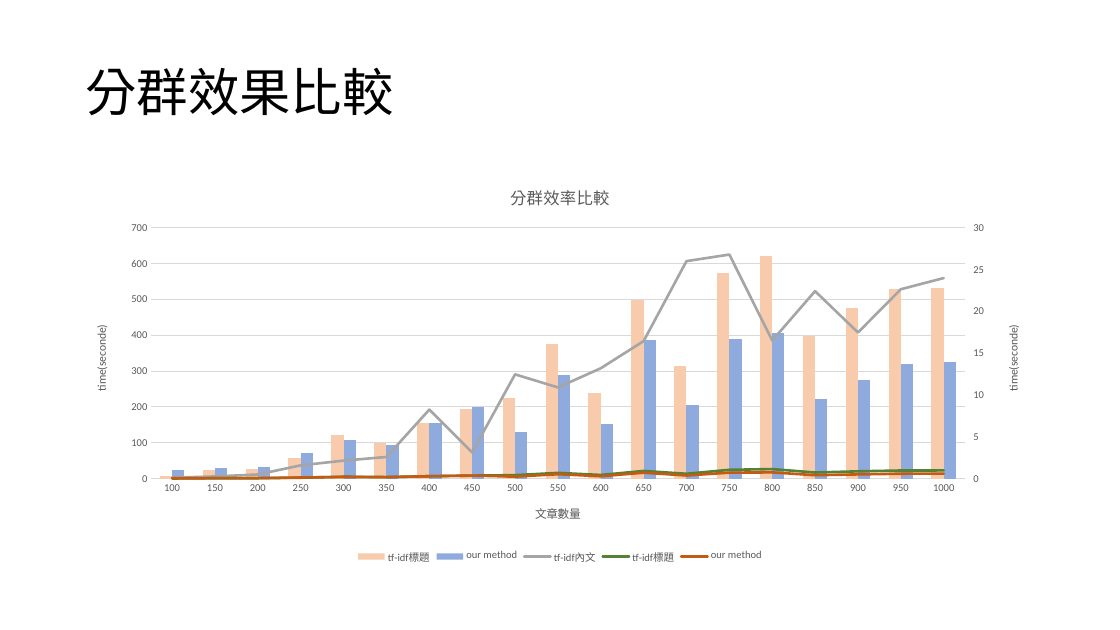
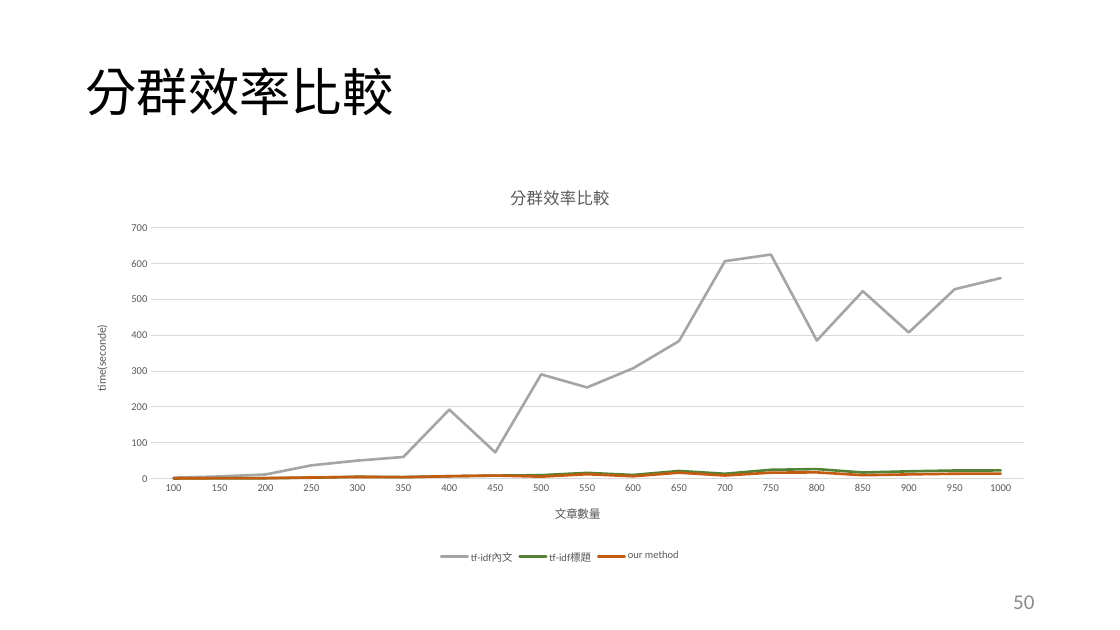
Before and after one commit to ZhongTing/HotTopicDetection, a slide deck: slide 50 of document/Hot-Topic-Detection.pptx (slide 31 before the commit). Drawn at 1120x630 pixels with LibreOffice and Linux fonts; fonts in the diff are those of the drawing. Boxes give left, top, right and bottom in pixels: in the first picture for what was removed or moved away, otherwise in the second. Text is boxed around its words. In the diff, an @@ line names an element or a change of style, - is before the commit and + after.

```diff
--- a/document/Hot-Topic-Detection.pptx
+++ b/document/Hot-Topic-Detection.pptx
@@ title at [85,67,393,116]: text changed @@
-分群效果比較
+分群效率比較
@@ column chart at [77,168,1044,568] @@
@@ column chart to line chart @@
-categories: 1, 2, 3, 4, 5, 6, 7, 8, 9, 10, 11, 12, 13, 14, 15, 16, 17, 18, 19
+categories: 100.0, 150.0, 200.0, 250.0, 300.0, 350.0, 400.0, 450.0, 500.0, 550.0, 600.0, 650.0, 700.0, 750.0, 800.0, 850.0, 900.0, 950.0, 1000.0
-tf-idf標題: 0.4, 1, 1.2, 2.5, 5.2, 4.3, 6.7, 8.4, 9.6, 16, 10.2, 21.4, 13.5, 24.6, 26.6, 17.1, 20.4, 22.6, 22.8
+tf-idf內文: 0, 10, 10, 40, 50, 60, 190, 70, 290, 250, 310, 380, 610, 620, 390, 520, 410, 530, 560
@@ colour of tf-idf內文 #F8CBAD to #A5A5A5 @@
-our method: 1, 1.3, 1.4, 3.1, 4.7, 4, 6.7, 8.5, 5.5, 12.3, 6.6, 16.5, 8.8, 16.7, 17.4, 9.6, 11.8, 13.7, 14
+tf-idf標題: 0, 0, 0, 0, 10, 0, 10, 10, 10, 20, 10, 20, 10, 20, 30, 20, 20, 20, 20
@@ colour of tf-idf標題 #8FAADC to #548235 @@
-tf-idf內文: 0, 10, 10, 40, 50, 60, 190, 70, 290, 250, 310, 380, 610, 620, 390, 520, 410, 530, 560
+our method: 0, 0, 0, 0, 0, 0, 10, 10, 10, 10, 10, 20, 10, 20, 20, 10, 10, 10, 10
@@ colour of our method #A5A5A5 to #C55A11 @@
-tf-idf標題: 0, 0, 0, 0, 10, 0, 10, 10, 10, 20, 10, 20, 10, 20, 30, 20, 20, 20, 20
-our method: 0, 0, 0, 0, 0, 0, 10, 10, 10, 10, 10, 20, 10, 20, 20, 10, 10, 10, 10
@@ category axis title "" to "文章數量 " @@
@@ category axis changed @@
@@ value axis changed @@
@@ second value axis changed @@
@@ bar spacing changed @@
@@ page number added at [1013,595,1034,609], 18 pt, text #8C8C8C @@
+50
```
Also in this commit, not shown: 24 other slides changed, 32 slides added, 8 slides removed, 19 other files.
